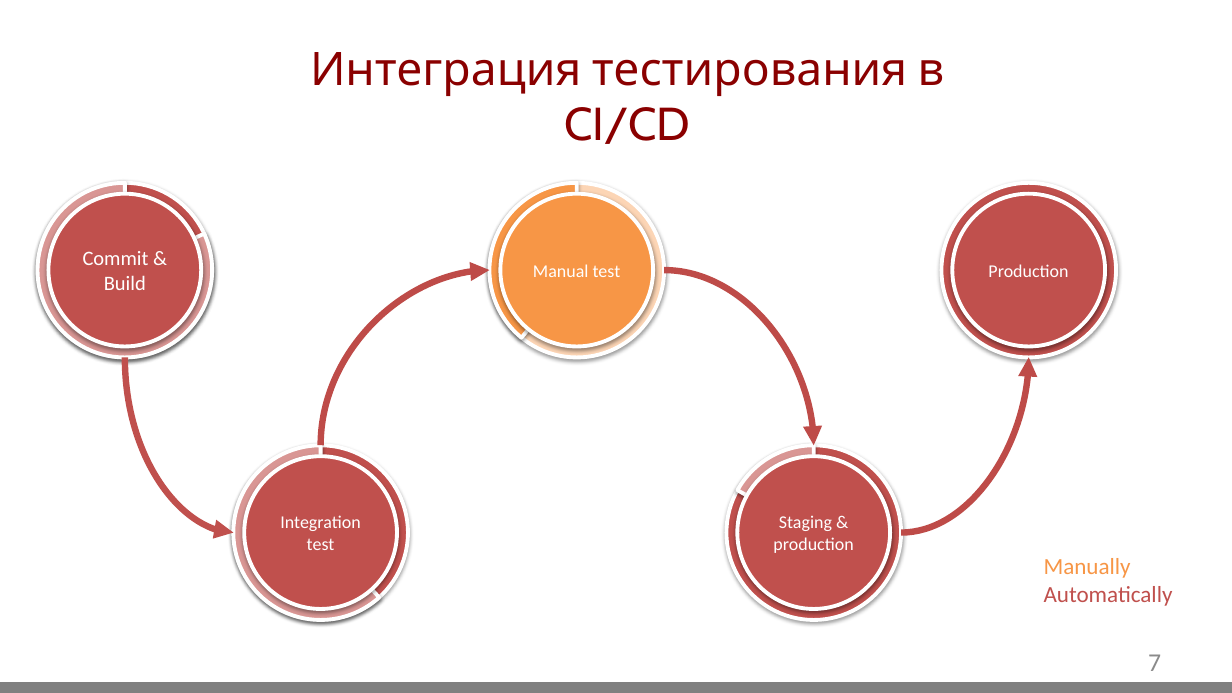
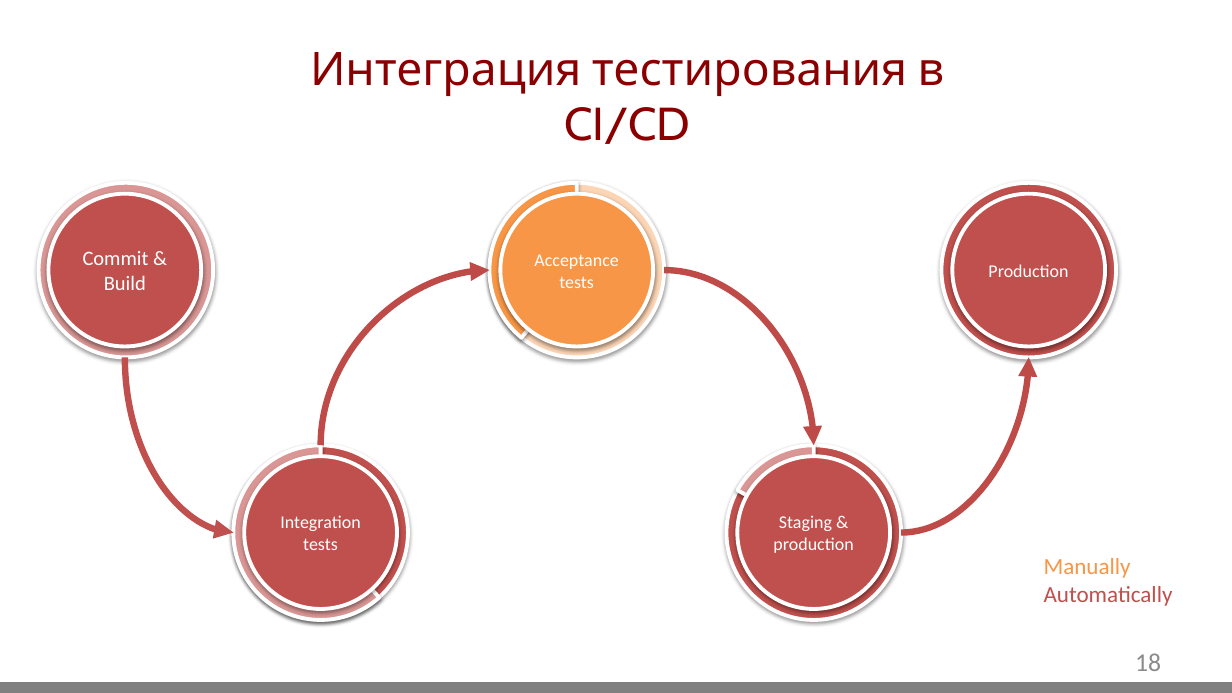
Before and after one commit to GidMaster/qa-courses, a slide deck: slide 18 of lection.pptx (slide 7 before the commit). Drawn at 1232x693 pixels with LibreOffice and Linux fonts; fonts in the diff are those of the drawing; background and template pictures are left out. Boxes give left, top, right and bottom in pixels: in the first picture for what was removed or moved away, otherwise in the second. Text is boxed around its words. In the diff, an @@ line names an element or a change of style, - is before the commit and + after.

```diff
--- a/lection.pptx
+++ b/lection.pptx
@@ pie slice (boxed as its full ellipse) removed at (38,183,213,358) @@
@@ ellipse at (39,183,213,358): fill #C0504D to #D99694 @@
@@ text in ellipse at (534,254,618,288): text changed @@
-Manual test
+Acceptance tests
@@ text in ellipse at (280,515,360,550): text changed @@
-Integration test
+Integration tests
@@ page number at (1135,653,1161,671): text changed @@
-7
+18
```
Also in this commit, not shown: 11 other slides changed, 14 slides added, 4 slides removed.
